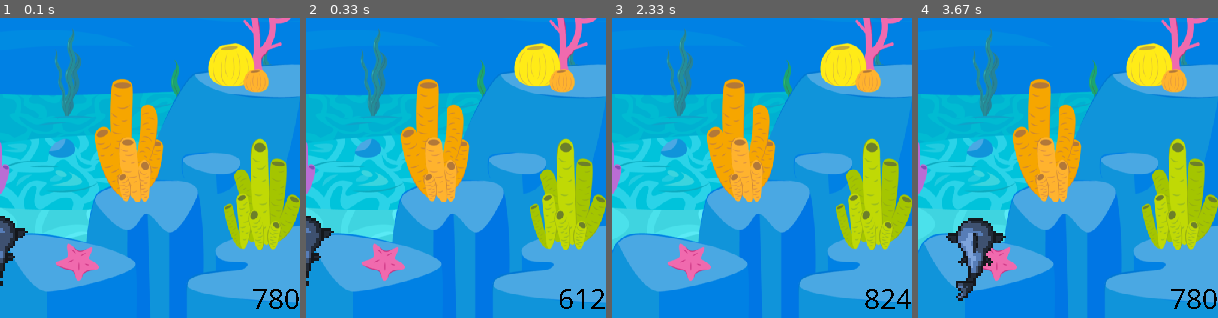
Above: before the commit, frames 1-4 (left to right).
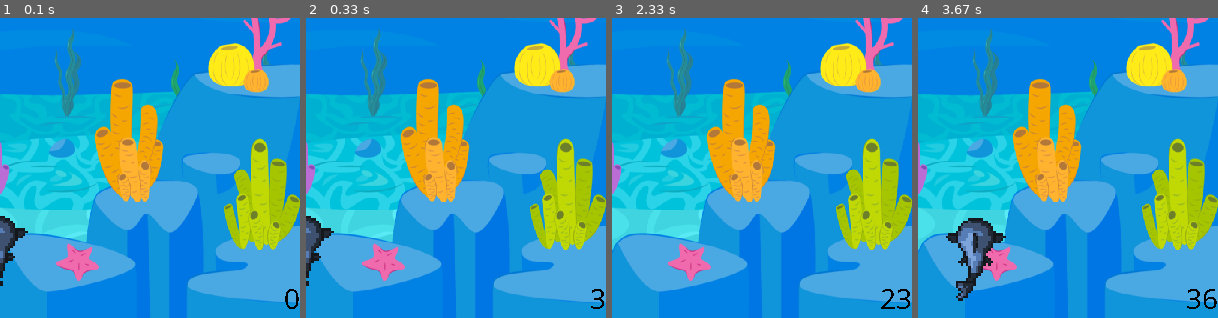
Above: after the commit, the same moments.

Repository: nd-dew/BigFish
Game: pygame game, started from main.py
Two runs of this game, one before a commit and one after it. Both use one fixed random seed, a clock stepped at 60 frames per second and the inputs below.
Inputs:
- Up to frame 1 (0.1 s): no input
- Up to frame 2 (0.33 s): no input
- Up to frame 3 (2.33 s): hold Right 0.33-0.8 s; hold Right 0.83-1.3 s; hold Left 1.33-1.87 s; hold Left 1.9-2.3 s
- Up to frame 4 (3.67 s): hold Right 2.33-2.97 s; hold Left 3-3.47 s; hold Right from 3.5 s (still down)
The pictures show only the part of the screen within x 50-100%, y 50-100%; the shares and areas given below are measured in that part.

The runs differ from the first frame. In frame 1, 0.2% of the frame differs, in the area x 84-95%, y 90-97%; in frame 2, 0.2%; in frame 3, 0.3%, in the area x 84-100%, y 90-97%; in frame 4, 0.2%.

Commit message:
Counter 1st working version DONE

Diff:
--- a/src/biggerFish.py
+++ b/src/biggerFish.py
@@ -20,11 +20,17 @@
         self.clock = pygame.time.Clock()  # for frames per second/ delay?
         #self.start_time = 0
 
-        self.counter = self.Counter(self.screen)  # initializing counter
+        # Events ID generator, created to keep track of eventID
+        # user event ID has to be between pygame.USEREVENT and pygame.NUMEVENTS
+        self.event_id_generator= (id for id in range(pygame.USEREVENT+1, pygame.NUMEVENTS))
+
+        # Counter initialization
+        self.counter = self.Counter(self.screen)
+        self.counter.addEvent(self.event_id_generator, 100)
 
         self.enemies = [] # array of enemies
         self.spawn_rate = 2000 # initial spawn rate
-        self.SPAWN_EVENT = pygame.USEREVENT
+        self.SPAWN_EVENT = pygame.USEREVENT # TODO use generator in here 'next( self.event_id_generator)'
         pygame.time.set_timer(self.SPAWN_EVENT, self.spawn_rate)
 
         self.player = player.Player(self)  # player instance
@@ -39,7 +45,6 @@
         while self.running:  # Start of the game's main loop
             self.check_events()  # Event loop
             self.player.update(self.controls.what_fish_should_do())  # Checking the update method in PLAYER each loop.
-            self.counter.update(random.randint(1,1000))
             self.screen_update()  # Updating screen
             self.clock.tick(self.settings.FPS)
             #self.start_time = pygame.time.get_ticks()
@@ -74,8 +79,14 @@
                     self.player.direction = "stop"
                     self.controls.left_up()
 
-            if event.type == self.SPAWN_EVENT:
+            elif event.type == self.counter.event:
+                # increment counter up to 200
+                self.counter.update( (self.counter.points + 1)%200 )
+
+            if event.type == self.SPAWN_EVENT: # TODO change to elif
                 self.enemies.append(enemy.Enemy(self))
+
+
 
     def screen_update(self):
         self.screen.fill(self.settings.bg_color)  # Redrawing the background each pass
@@ -102,6 +113,15 @@
 
             self._move_to_bottomright_of(self.screen)
 
+        def addEvent(self, generator, timeBetweenEvents):
+            """ add test event to increment counter every x miliseconds
+            """
+            self.event=next(generator)
+            pygame.time.set_timer(self.event, timeBetweenEvents)
+
+        def eventAction(self):
+            self.points = ( self.points + 13 + 100) % 100
+
         def update(self, points):
             self.points = points
             self.img= self.font.render(str(self.points), False,  self.font_color, None)
Not shown, added: docs/counterFirstVersionDONe.mp4
